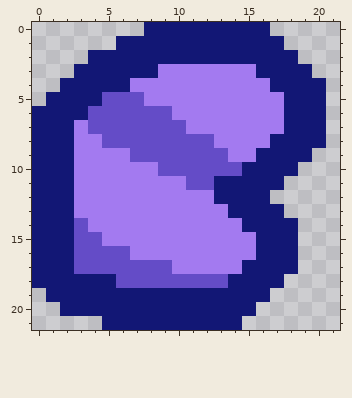
Pixel-art sprite, stored at assets/sprites/units/light-bug-wing.png. Above, as it was before the edit.
The file is 22x22 pixels.
Once edited:
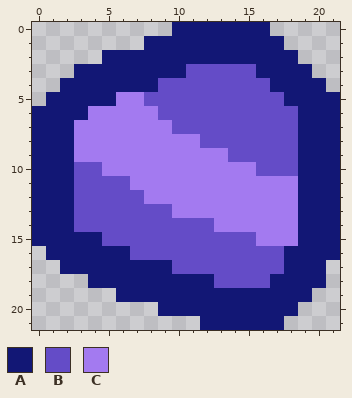
Palette (. is transparent): A #121775  B #644cc7  C #a37af0
The author wrote: longer bug, better wings
Change:
Changed rows in their new state; - is an unchanged pixel.
first column x 0:
 0 --------..------------
 1 ------..--------------
 2 ----.-----------------
 3 ---------AABBBBB------
 4 -------AABBBBBBBB-----
 5 -----ACCBBBBBBBBBB---A
 6 ----CCCCC-BBBBBBBBB--A
 7 ----CCCCCC-BBBBBBBB--A
 8 -----CCCCCCC-BBBBBB--A
 9 -------CCCCCCCBBBBB-AA
10 ---BB----CCCCCCCBBBAAA
11 ---BBBB----CCCCCCCCAAA
12 ---BBBBB-----CCCCCCAAA
13 ---BBBBBBB----CCCCCAAA
14 ----BBBBBBBBB--CCCCAAA
15 ---AABBBBBBBBBBBCCCAAA
16 .--AAAABBBBBBBBBBB-AAA
17 ..-AAAAAAABBBBBBBB-AA-
18 ....--AAAAAAA-BBB-AAA-
19 -.....-----------AAA--
20 --.......-------AAA---
21 -----.......---AAA----
Boxes around the changes in both pictures, in picture pixels (x1, y1, x2, y2):
changed: (32, 22, 340, 330)
